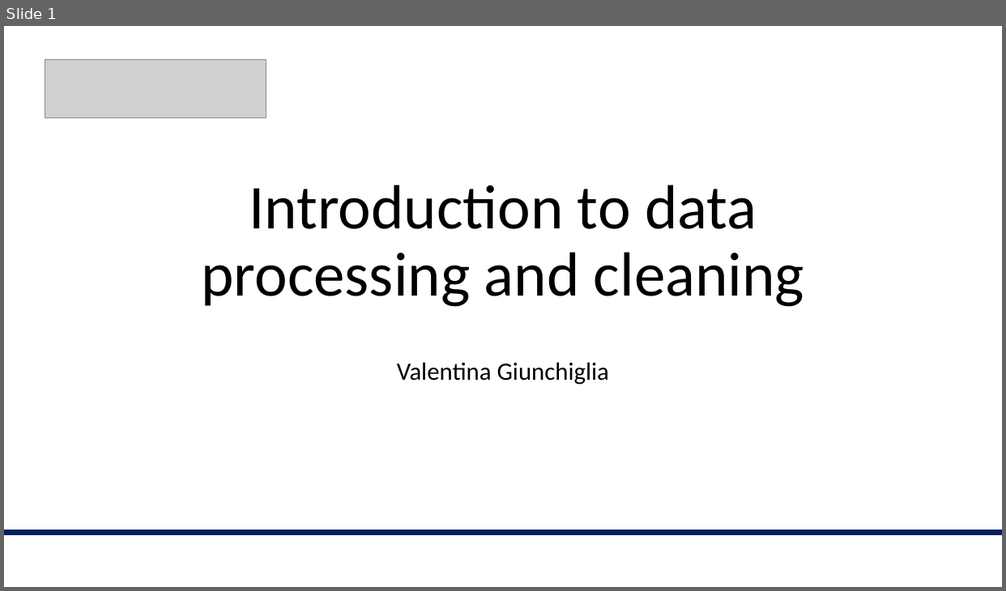
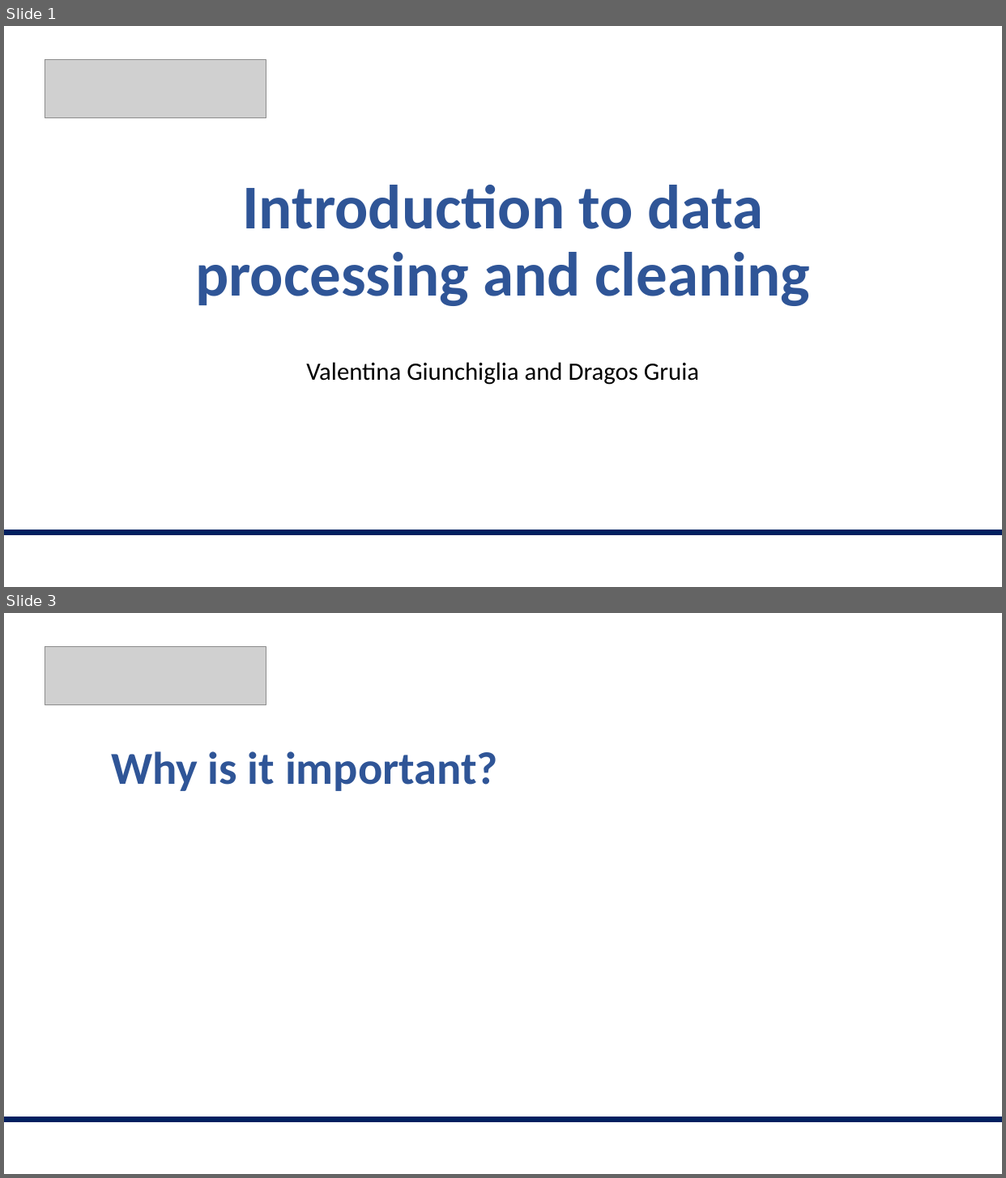
Before and after one commit to valegiunchiglia/2022-Module3-ImperialCollege, a slide deck: Day2/Day2.pptx. Shown one above the other, each under a label of ours: slide 1 before the commit, slides 1 and 3 after it; the slides between them are not shown. The pictures are 1006x591 and 1006x1178 pixels, drawn with LibreOffice and Linux fonts; fonts in the diff are those of the drawing; grey boxes stand for pictures. Boxes give left, top, right and bottom in pixels: in the first picture for what was removed or moved away, otherwise in the second. Text is boxed around its words. In the diff, an @@ line names an element or a change of style, - is before the commit and + after.

```diff
--- a/Day2/Day2.pptx
+++ b/Day2/Day2.pptx
@@ slide 3 added at (4, 613, 1002, 1174), background #FFFFFF @@
@@ picture added at (45, 647, 266, 705) @@
@@ title added at (111, 752, 498, 791), 44 pt, text #2F5597, bold @@
+Why is it important?
@@ line added from (4, 1120) to (1002, 1120), #002060 6 pt @@
@@ slide 1 changed as well @@
@@ title "Introduction to data processing and ..." at (195, 185, 810, 306): text colour #000000 to #2F5597, bold on @@
@@ subtitle at (306, 362, 699, 385): text changed @@
-Valentina Giunchiglia
+Valentina Giunchiglia and Dragos Gruia
```
Also in this commit, not shown: 1 other slide changed, 1 other slide added, 5 other files.
